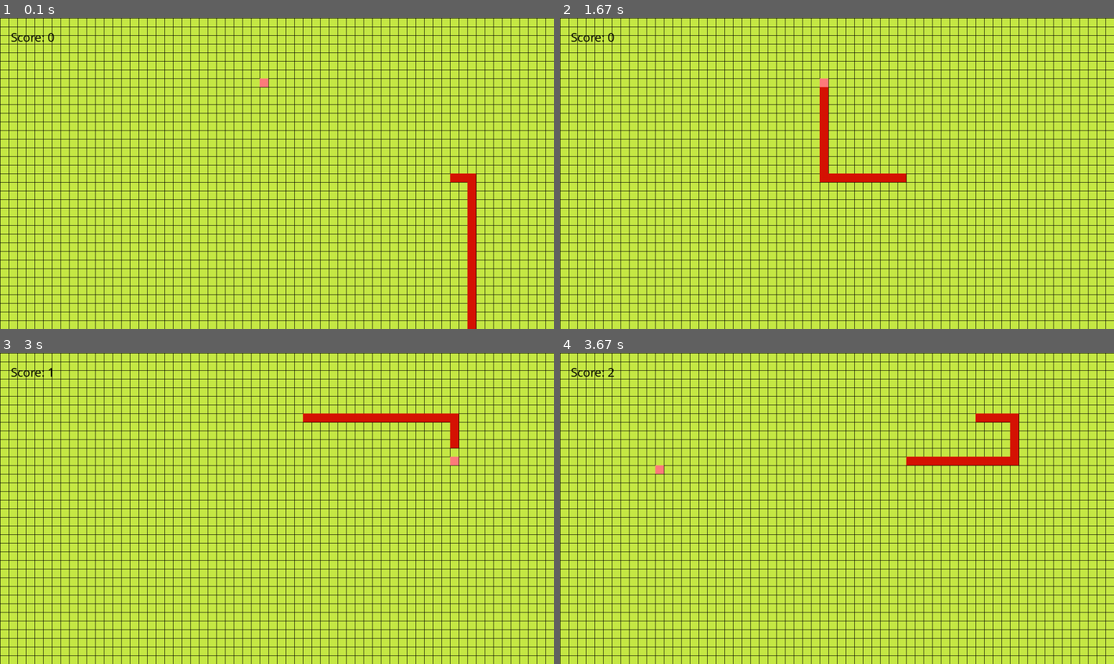
Above: before the commit, frames 1-4 (two rows, left to right).
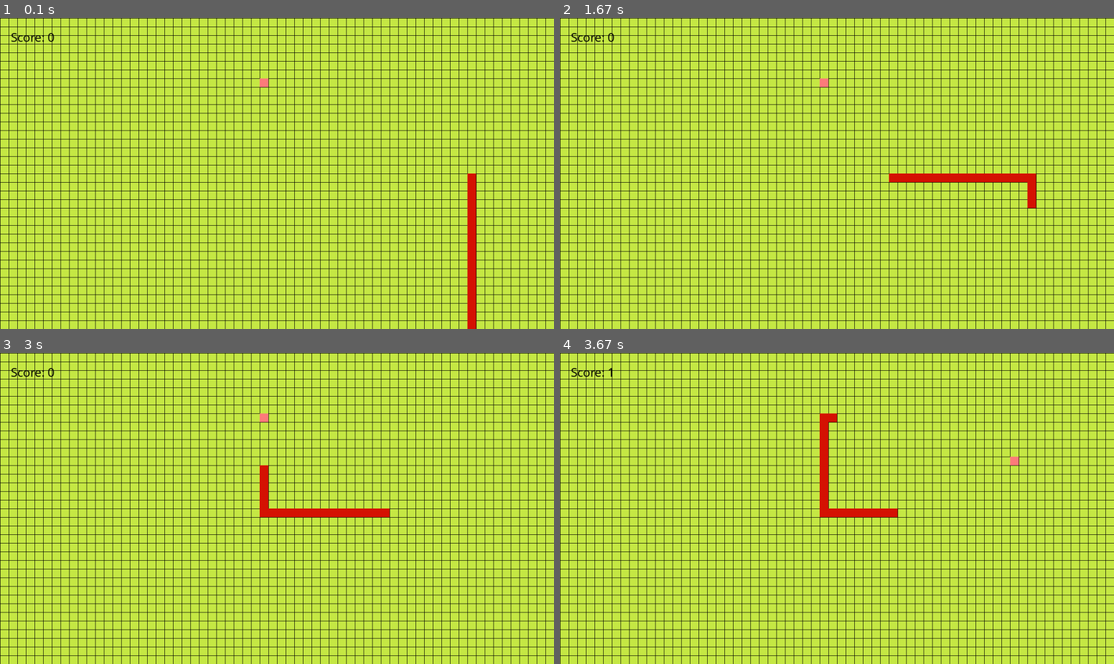
Above: after the commit, the same moments.

Repository: Dominikk27/PyGame-Snake
Game: pygame game, started from src/main.py
Two runs of this game, one before a commit and one after it. Both use one fixed random seed, a clock stepped at 60 frames per second and the inputs below.
Inputs:
- Up to frame 1 (0.1 s): no input
- Up to frame 2 (1.67 s): hold D 0.33-0.8 s; hold W 0.83-1.3 s; hold D from 1.33 s (still down)
- Up to frame 3 (3 s): release D at 1.8 s; hold A 1.83-2.37 s; hold S 2.4-2.87 s; hold A from 2.9 s (still down)
- Up to frame 4 (3.67 s): release A at 3.37 s; hold W from 3.4 s (still down)

The runs differ from the first frame. In frame 1, less than 0.1% of the frame differs, in the area x 81-85%, y 50-53%; in frame 2, 1.6%; in frame 3, 2.0%; in frame 4, 2.0%, in the area x 8-83%, y 4-53%.

Commit message:
Astar alogrithm

Diff:
--- /dev/null
+++ b/src/Autopilot/Astar/AstarNode.py
@@ -0,0 +1,10 @@
+class AstarNode:
+    def __init__(self, position):
+        self.pos = position
+        self.g = 0
+        self.h = 0
+        self.f = 0
+        self.parent = None
+
+    def calculate_f(self):
+        self.f = self.g + self.h
--- /dev/null
+++ b/src/Autopilot/AstarSnake.py
@@ -0,0 +1,106 @@
+import random
+from Autopilot.Astar.AstarNode import AstarNode
+
+
+class AstarSnake:
+    def __init__(self, snake, food):
+        self.snake = snake
+        self.food = food
+
+
+    def get_neighbors(self, position):
+        my_neighbors = []
+
+        nodes = []
+
+        my_neighbors.append((position[0]-1, position[1]))
+        my_neighbors.append((position[0]+1, position[1]))
+        my_neighbors.append((position[0], position[1]-1))
+        my_neighbors.append((position[0], position[1]+1))
+
+        for neighbor in my_neighbors:
+            node = AstarNode(neighbor)
+            nodes.append(node)
+
+        return nodes
+
+    def valid_neighbors(self, neighbors, board, current_node, closed_list):
+        valid_neighbors = []
+        for neighbor in neighbors:
+            if 0 <= neighbor.pos[0] < board.columns and 0 <= neighbor.pos[1] < board.rows:
+                if neighbor.pos not in self.snake.body:
+                    if not any(neighbor.pos == node.pos for node in closed_list):
+                        neighbor.parent = current_node
+                        neighbor.h = self.manhattan_dist(neighbor.pos, self.food.position)
+                        neighbor.g = current_node.g + 1
+                        neighbor.calculate_f()
+                        valid_neighbors.append(neighbor)
+
+
+        return valid_neighbors
+
+    def get_best_node(self, neighbors):
+        best_node = min(neighbors, key=lambda neighbor:neighbor.f)
+        return best_node
+
+
+    def manhattan_dist(self, snake_pos, food_pos):
+        distance = abs(snake_pos[0] - food_pos[0]) + abs(snake_pos[1] - food_pos[1])
+        return distance
+
+    def find_path(self, board, start_node):
+        closed_list = []
+        opened_list = []
+
+        opened_list.append(start_node)
+
+        while opened_list:
+            current_node = min(opened_list, key=lambda neighbor: neighbor.f)
+            if not self.reached_food(current_node):
+                opened_list.remove(current_node)
+                closed_list.append(current_node)
+
+
+                neighbors = self.get_neighbors(current_node.pos)
+                valid_neighbors = self.valid_neighbors(neighbors, board, current_node, closed_list)
+
+                for valid_neighbor in valid_neighbors:
+                    if not any(valid_neighbor.pos == node.pos for node in opened_list):
+                        opened_list.append(valid_neighbor)
+
+
+            else:
+                break
+
+
+        reconstructed_path = self.reconstruct_path(current_node)
+
+        return reconstructed_path
+
+
+    def reached_food(self, current_node):
+        return current_node.pos == self.food.position
+
+    def reconstruct_path(self, current_node):
+        path = []
+        node = current_node
+
+        while node is not None:
+            path.append(node)
+            node = node.parent
+
+        path.reverse()
+
+        return path
+
+
+    def change_direction(self, path):
+        current = path[0]
+        next = path[1]
+
+        difference_x = next.pos[0] - current.pos[0]
+        difference_y = next.pos[1] - current.pos[1]
+
+        direction = (difference_x, difference_y)
+
+        return direction
--- a/src/Renderer/Render.py
+++ b/src/Renderer/Render.py
@@ -34,5 +34,6 @@
             self.screen.blit(scoreLabel, (25, 25))
 
 
+
     def game_over(self):
         self.screen.fill(pygame.Color(255, 0, 0))
--- a/src/main.py
+++ b/src/main.py
@@ -9,6 +9,8 @@
 from Renderer.Render import Render
 
 from Autopilot.DumbSnake import DumbSnake
+from Autopilot.AstarSnake import AstarSnake
+from Autopilot.Astar.AstarNode import AstarNode
 
 
 
@@ -17,6 +19,9 @@
 
     screen = pygame.display.set_mode((1280, 720))
     clock = pygame.time.Clock()
+
+    ASTAR_EVENT = pygame.USEREVENT + 1
+    pygame.time.set_timer(ASTAR_EVENT, 100)
 
     grid_width = 20
 
@@ -27,7 +32,13 @@
     score = Score()
     food = Food(board, snake, score)
 
-    dumb = DumbSnake(snake, food)
+    #dumb = DumbSnake(snake, food)
+
+
+    astar = AstarSnake(snake, food)
+
+    #print("H NODE: ", a_node.h)
+    #print("TOTO JE VYPOCET MANHATTAN: ", astar.manhattan_dist((10,10), (15,13)))
 
 
     running = True
@@ -37,9 +48,15 @@
             screen.fill(pygame.Color(199, 234, 70))
             render.draw_grid(board)
             render.draw_score(score)
-            dumb.chose_direction()
-            snake.move_snake()
-            food.eat_food()
+            #dumb.chose_direction()
+
+            a_node = AstarNode(snake.head)
+            a_node.h = astar.manhattan_dist(snake.head, food.position)
+            a_node.calculate_f()
+
+            path = astar.find_path(board, a_node)
+            direction = astar.change_direction(path)
+
             render.draw_snake(board, snake)
             render.draw_food(board, food)
 
@@ -50,14 +67,17 @@
 
         pygame.display.flip()
 
-        clock.tick(20)
-
-
-
+        clock.tick(120)
 
 
 
         for event in pygame.event.get():
+
+            if event.type == ASTAR_EVENT:
+                snake.change_direction(direction)
+
+                snake.move_snake()
+                food.eat_food()
 
             if event.type == pygame.KEYDOWN:
                 if event.key == pygame.K_w:
